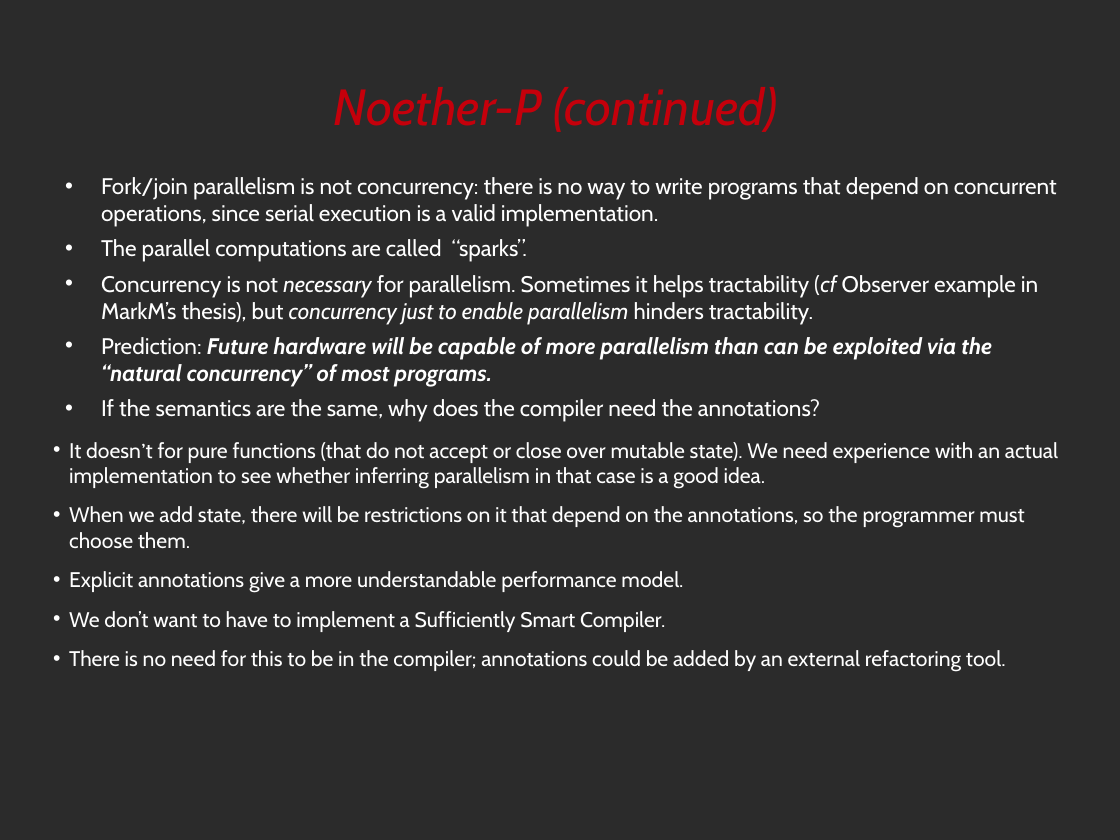
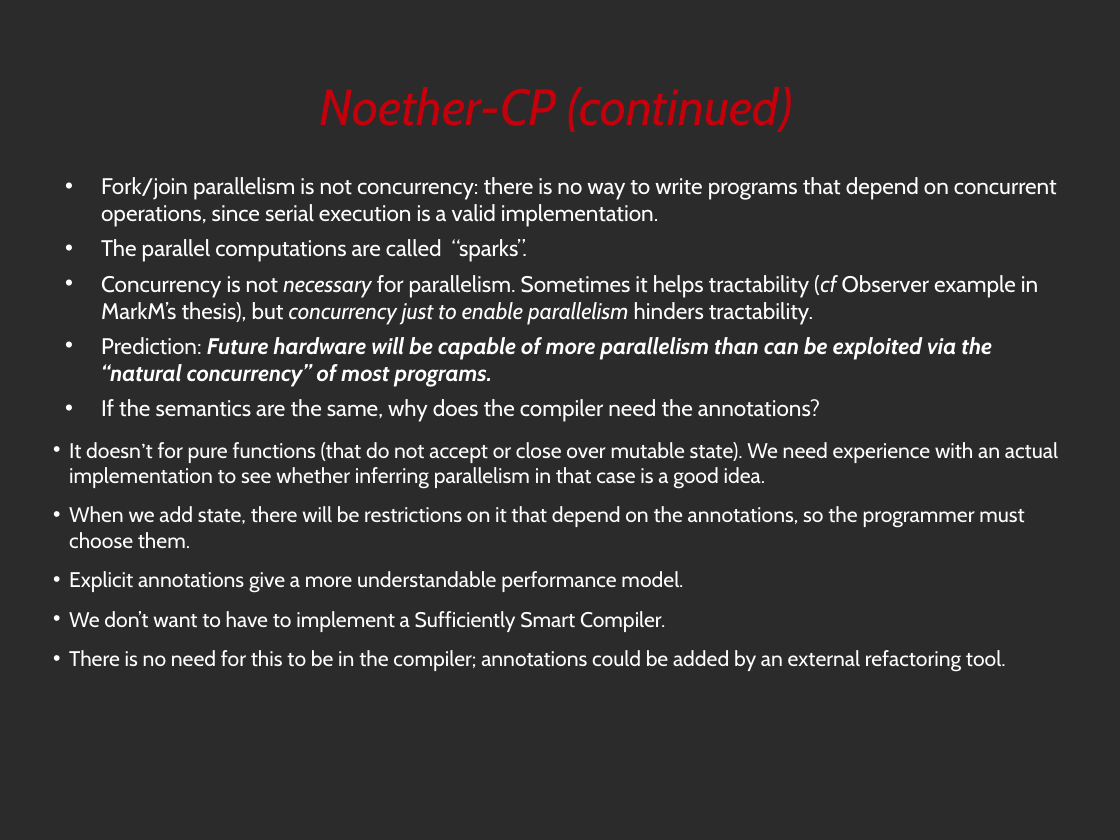
Before and after one commit to noether-lang/noether, a slide deck: slide 30 of doc/presentations/StrangeLoop/src/noether.odp. Drawn at 1120x840 pixels with LibreOffice and Linux fonts; fonts in the diff are those of the drawing; background and template pictures are left out; a plain dark background stands for a picture behind light text. Boxes give left, top, right and bottom in pixels: in the first picture for what was removed or moved away, otherwise in the second. Text is boxed around its words. In the diff, an @@ line names an element or a change of style, - is before the commit and + after.

```diff
--- a/doc/presentations/StrangeLoop/src/noether.odp
+++ b/doc/presentations/StrangeLoop/src/noether.odp
@@ title at [320, 87, 793, 132]: text changed @@
-Noether-P (continued)
+Noether-CP (continued)
```
Also in this commit, not shown: 33 other slides changed, 1 other file.
